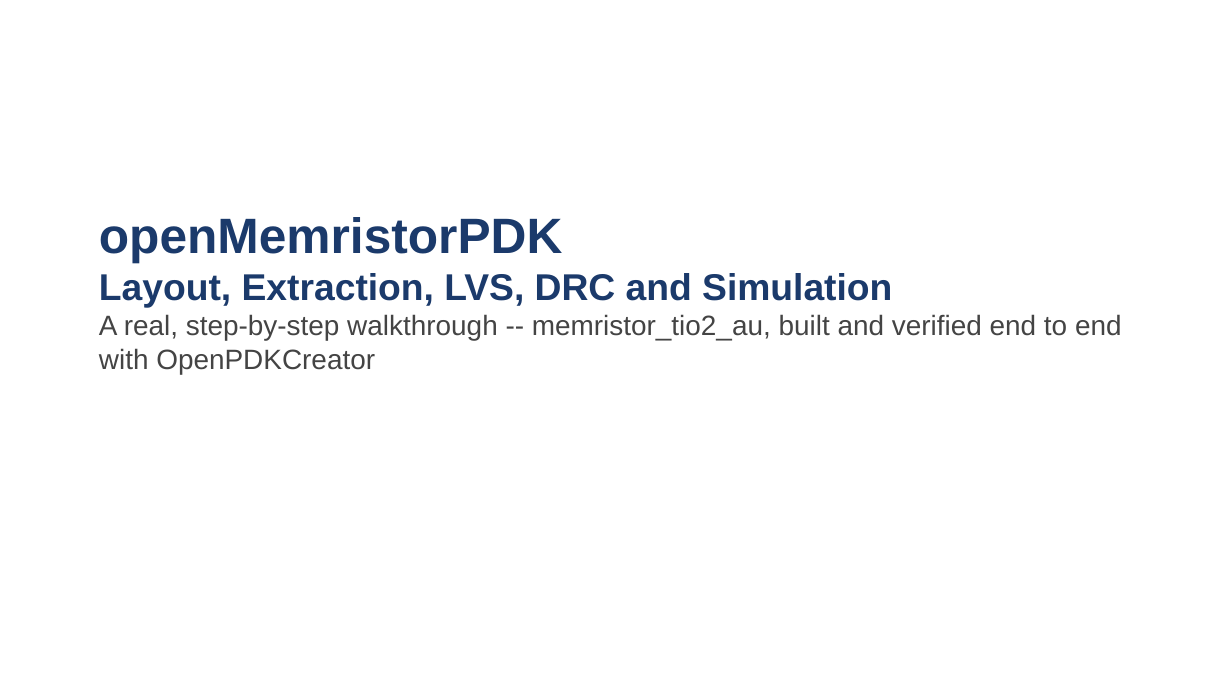
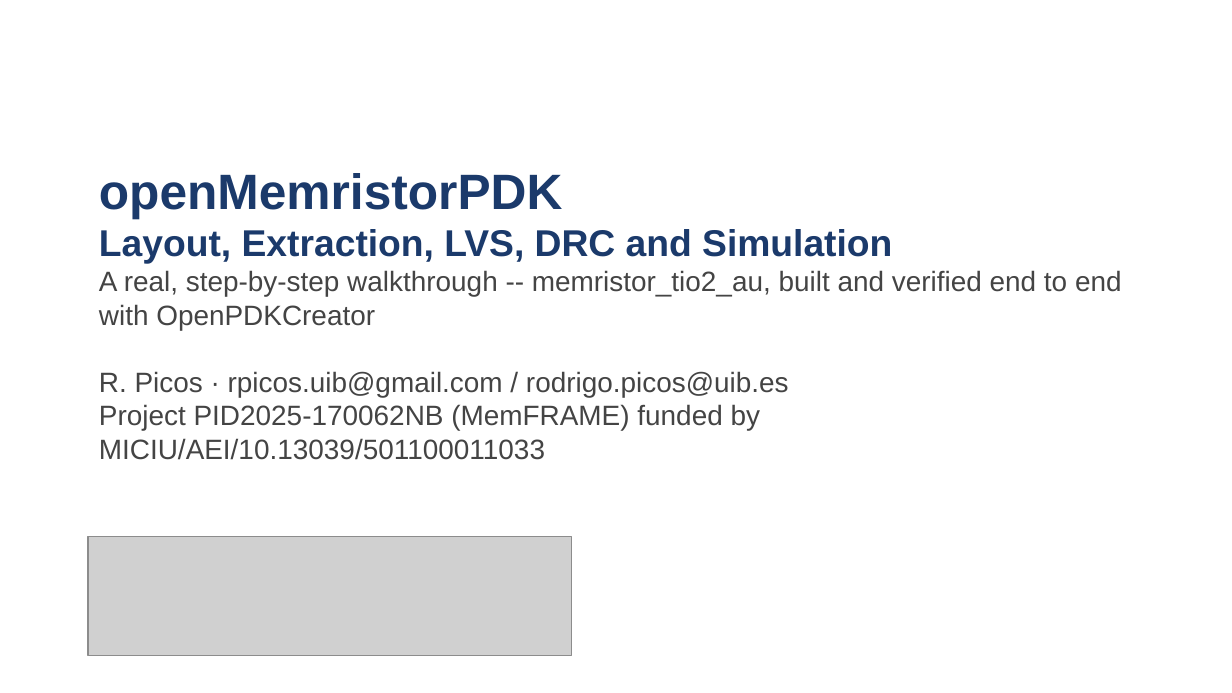
Before and after one commit to rpicos-uib/openMemristorPDK, a slide deck: slide 1 of docs/presentation/memristor_walkthrough.odp. Drawn at 1232x693 pixels with LibreOffice and Linux fonts; fonts in the diff are those of the drawing; grey boxes stand for pictures. Boxes give left, top, right and bottom in pixels: in the first picture for what was removed or moved away, otherwise in the second. Text is boxed around its words. In the diff, an @@ line names an element or a change of style, - is before the commit and + after.

```diff
--- a/docs/presentation/memristor_walkthrough.odp
+++ b/docs/presentation/memristor_walkthrough.odp
@@ text "openMemristorPDK": place and size @@
-text "openMemristorPDK" at (99, 217, 1122, 374)
+text "openMemristorPDK" at (99, 173, 1122, 460)
@@ text at (99, 371, 789, 460): paragraphs added @@
+R. Picos · rpicos.uib@gmail.com / rodrigo.picos@uib.es
+Project PID2025-170062NB (MemFRAME) funded by MICIU/AEI/10.13039/501100011033
@@ picture added at (88, 537, 572, 655) @@
```
Also in this commit, not shown: 1 other slide changed, 25 other files.
